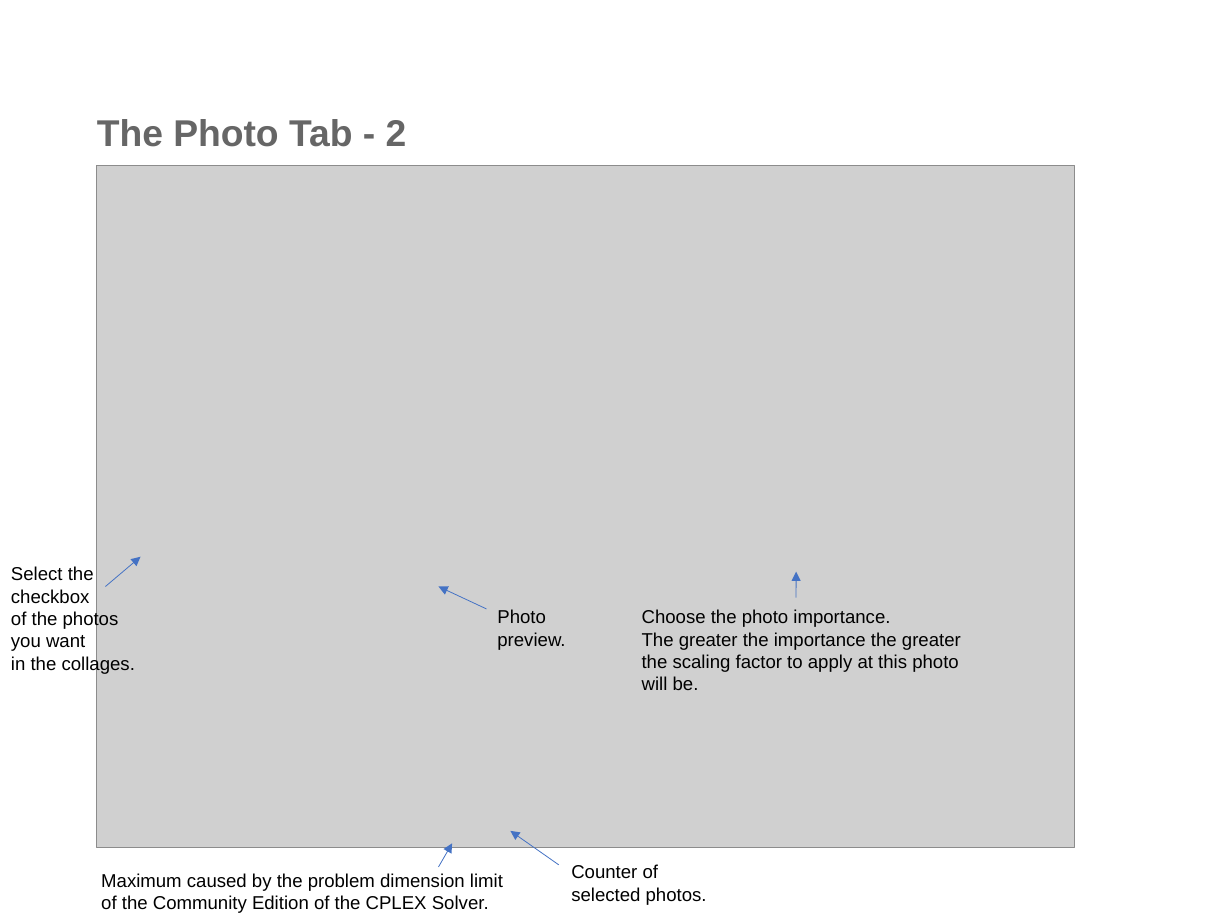
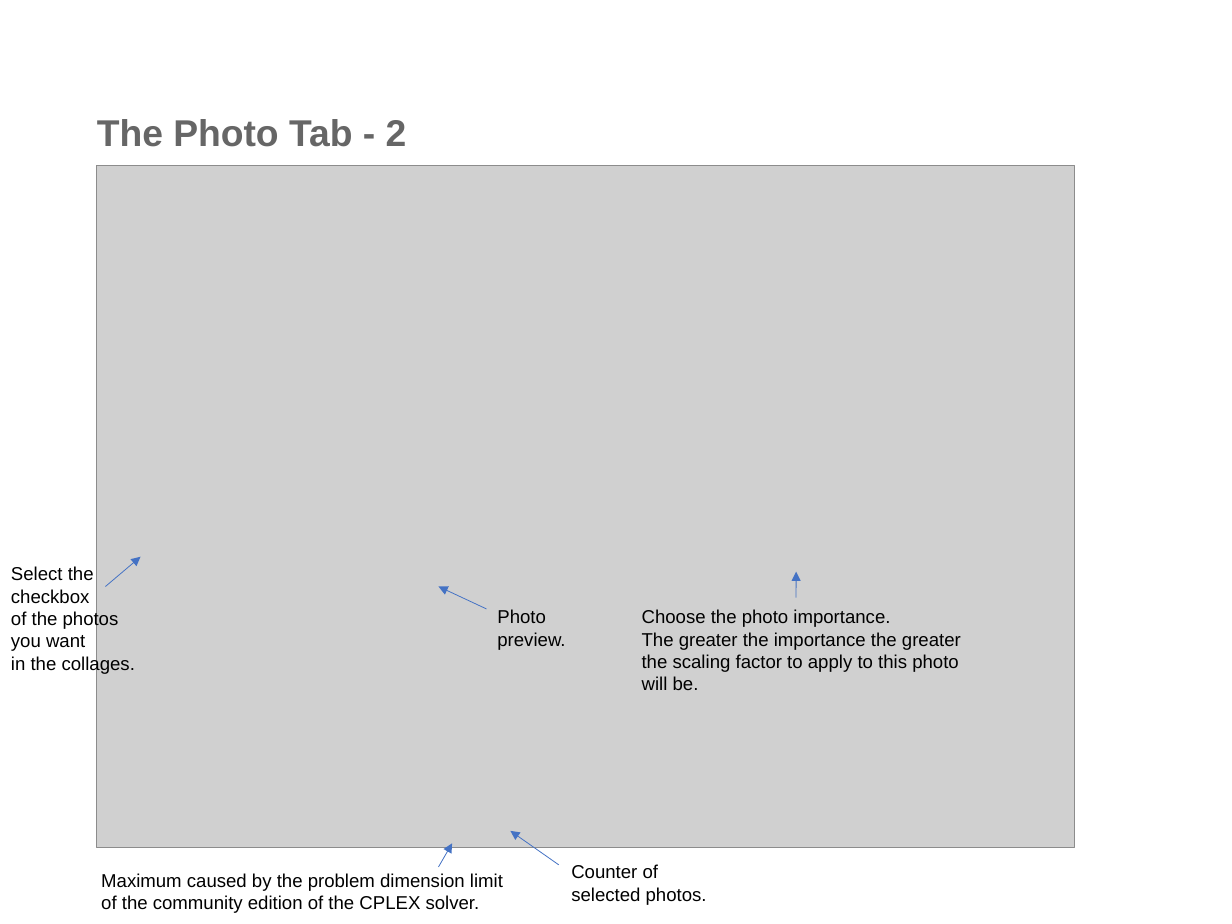
Before and after one commit to pierlumanzu/HCIProject-PhotoGlue, a slide deck: slide 4 of PhotoGlue-Instructions For Use.odp. Drawn at 1232x924 pixels with LibreOffice and Linux fonts; fonts in the diff are those of the drawing; grey boxes stand for pictures; background and template pictures are left out. Boxes give left, top, right and bottom in pixels: in the first picture for what was removed or moved away, otherwise in the second. Text is boxed around its words. In the diff, an @@ line names an element or a change of style, - is before the commit and + after.

```diff
--- a/PhotoGlue-Instructions For Use.odp
+++ b/PhotoGlue-Instructions For Use.odp
@@ text at [642, 654, 959, 690]: text changed @@
-the scaling factor to apply at this photo will be.
+the scaling factor to apply to this photo will be.
@@ text at [101, 873, 503, 913]: text changed @@
-Maximum caused by the problem dimension limit of the Community Edition of the CPLEX Solver.
+Maximum caused by the problem dimension limit of the community edition of the CPLEX solver.
```
Also in this commit, not shown: 5 other slides changed, 7 other files.
